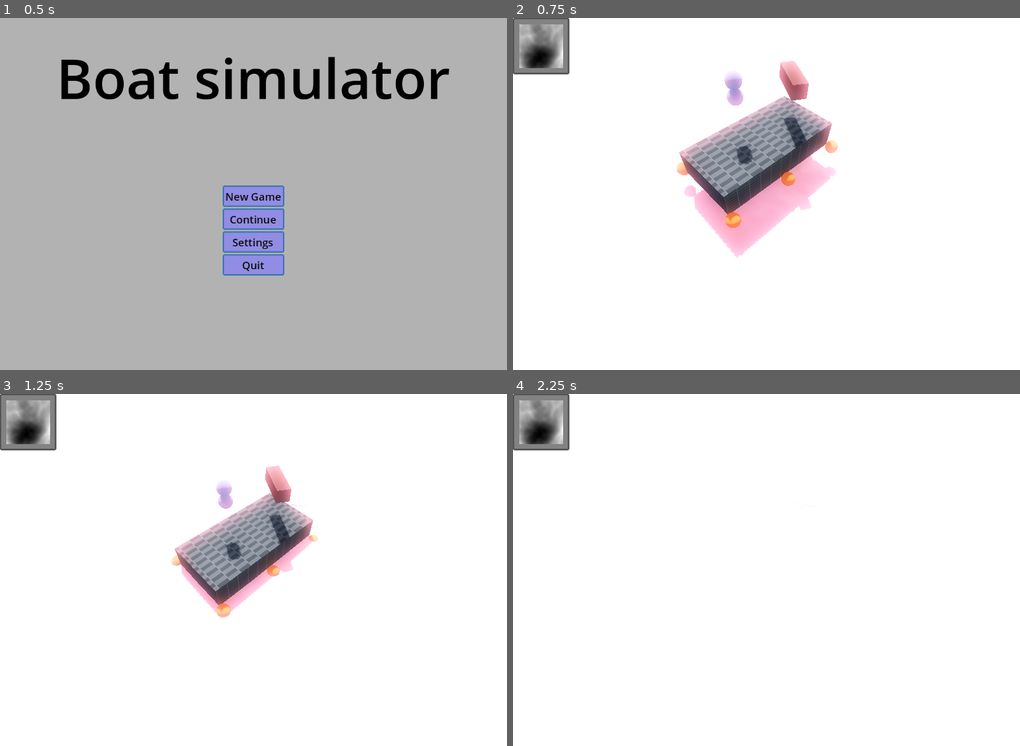
Above: before the commit, frames 1-4 (two rows, left to right).
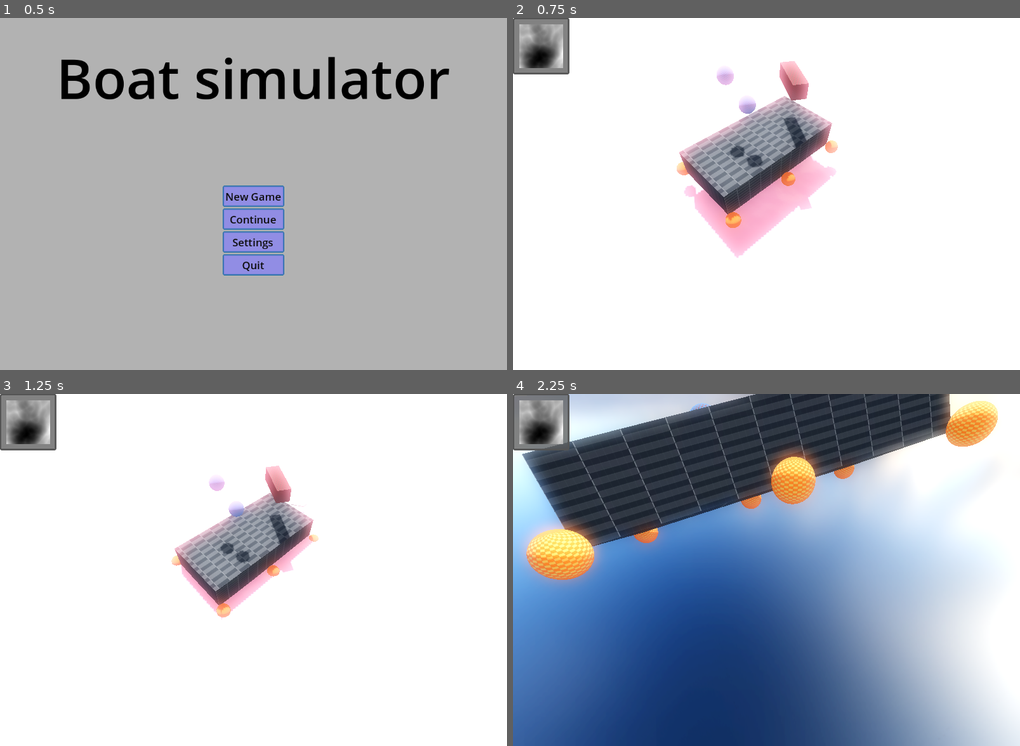
Above: after the commit, the same moments.

Repository: nancho17/ludum_boat
Game: Godot game, scene res://main.tscn
Two runs of this game, one before a commit and one after it. Both use one fixed random seed, a clock stepped at 60 frames per second and the inputs below.
Inputs:
- Up to frame 1 (0.5 s): no input
- Up to frame 2 (0.75 s): click "New Game" at 0.5 s
- Up to frame 3 (1.25 s): no input
- Up to frame 4 (2.25 s): hold C (camera_change, bound only after the commit) 1.28-2.03 s; tap C (camera_change, bound only after the commit) at 2.1 s

Frame 1 is identical in both runs. In frame 2, 0.7% of the frame differs, in the area x 40-50%, y 14-43%; in frame 3, 0.5%; in frame 4, 86%, in the area x 0-100%, y 0-100%.

Commit message:
Water process first, camera command

Diff:
--- a/play_scenarios/floating_object.gd
+++ b/play_scenarios/floating_object.gd
@@ -14,6 +14,8 @@
 	engine_gravity = ProjectSettings.get_setting("physics/3d/default_gravity")
 	print(engine_gravity)
 	pin_joint_3d.set_node_b(theseus_body.get_path())
+	await water.ready
+	#set_physics_process(true)
 
 
 func _physics_process(delta: float) -> void:
--- a/play_scenarios/intro/intro_scenario.tscn
+++ b/play_scenarios/intro/intro_scenario.tscn
@@ -301,7 +301,7 @@
 mesh = SubResource("TextMesh_wtpit")
 
 [node name="RigidBody3D" type="RigidBody3D" parent="."]
-transform = Transform3D(1, 0, 0, 0, 1, 0, 0, 0, 1, -1, 11, -1)
+transform = Transform3D(1, 0, 0, 0, 1, 0, 0, 0, 1, -1, 11, 0.120743)
 mass = 30.0
 
 [node name="CollisionShape3D" type="CollisionShape3D" parent="RigidBody3D"]
@@ -312,7 +312,7 @@
 surface_material_override/0 = SubResource("ShaderMaterial_wtxso")
 
 [node name="RigidBody3D2" type="RigidBody3D" parent="."]
-transform = Transform3D(1, 0, 0, 0, 1, 0, 0, 0, 1, -1, 12, -1)
+transform = Transform3D(1, 0, 0, 0, 1, 0, 0, 0, 1, -1, 12, -1.77172)
 mass = 20.0
 
 [node name="CollisionShape3D" type="CollisionShape3D" parent="RigidBody3D2"]
--- a/play_scenarios/water.gd
+++ b/play_scenarios/water.gd
@@ -8,12 +8,14 @@
 var noise_scale:float
 var wave_speed :float
 var height_scale: float
+var el_noise_texture : NoiseTexture2D
 
 
 func _ready() -> void:
 	material = mesh.surface_get_material(0)
-	var el_noise_texture : NoiseTexture2D = material.get_shader_parameter("wave")#shader_parameter/wave
-	await el_noise_texture.changed
+
+	el_noise_texture = material.get_shader_parameter("wave")#shader_parameter/wave
+
 	noise = el_noise_texture.get_image()
 	#var el_fast_noise_texture : FastNoiseLite = material.get_shader_parameter("wave").noise#shader_parameter/wave
 	#noise  = el_fast_noise_texture.get_image(512, 512,false,false,false)
--- a/project.godot
+++ b/project.godot
@@ -31,3 +31,15 @@
 [gui]
 
 theme/custom="uid://c4nw1nrfaf1ad"
+
+[input]
+
+camera_change={
+"deadzone": 0.2,
+"events": [Object(InputEventKey,"resource_local_to_scene":false,"resource_name":"","device":-1,"window_id":0,"alt_pressed":false,"shift_pressed":false,"ctrl_pressed":false,"meta_pressed":false,"pressed":false,"keycode":0,"physical_keycode":67,"key_label":0,"unicode":99,"location":0,"echo":false,"script":null)
+]
+}
+
+[physics]
+
+3d/physics_engine="Jolt Physics"
